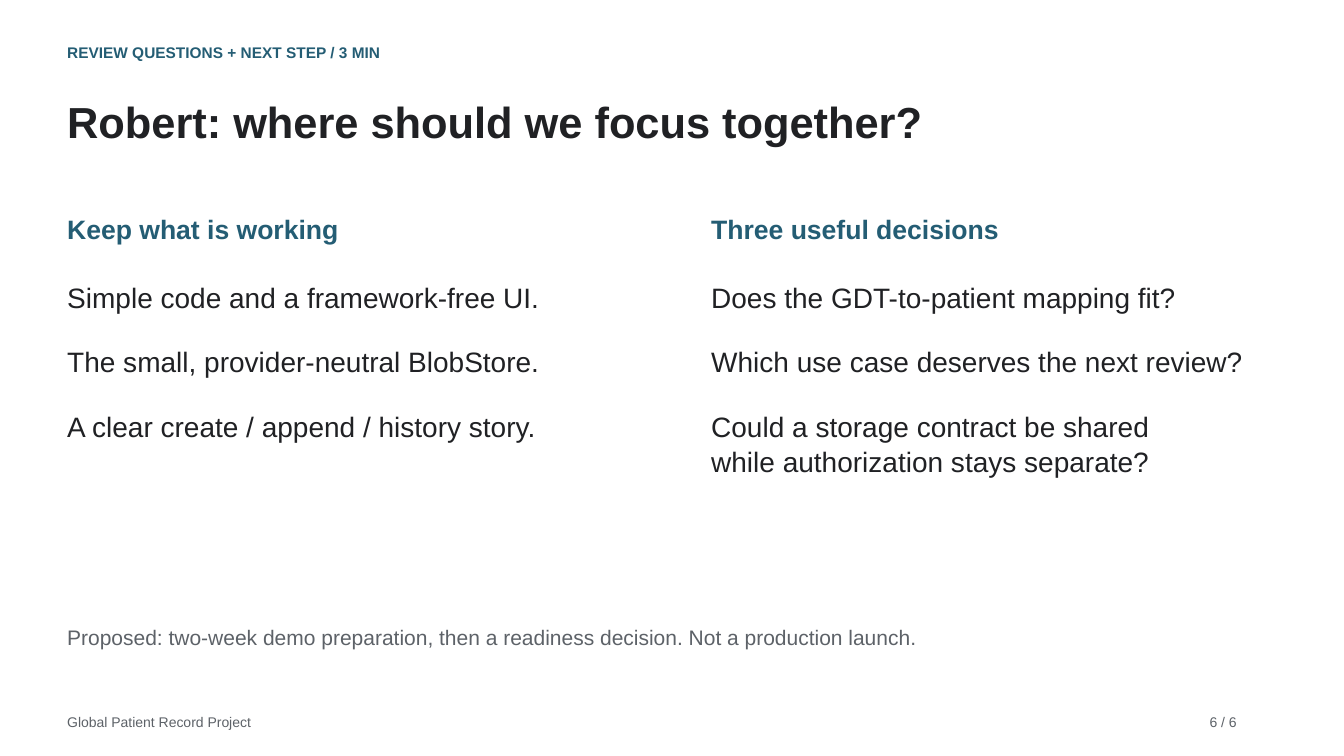
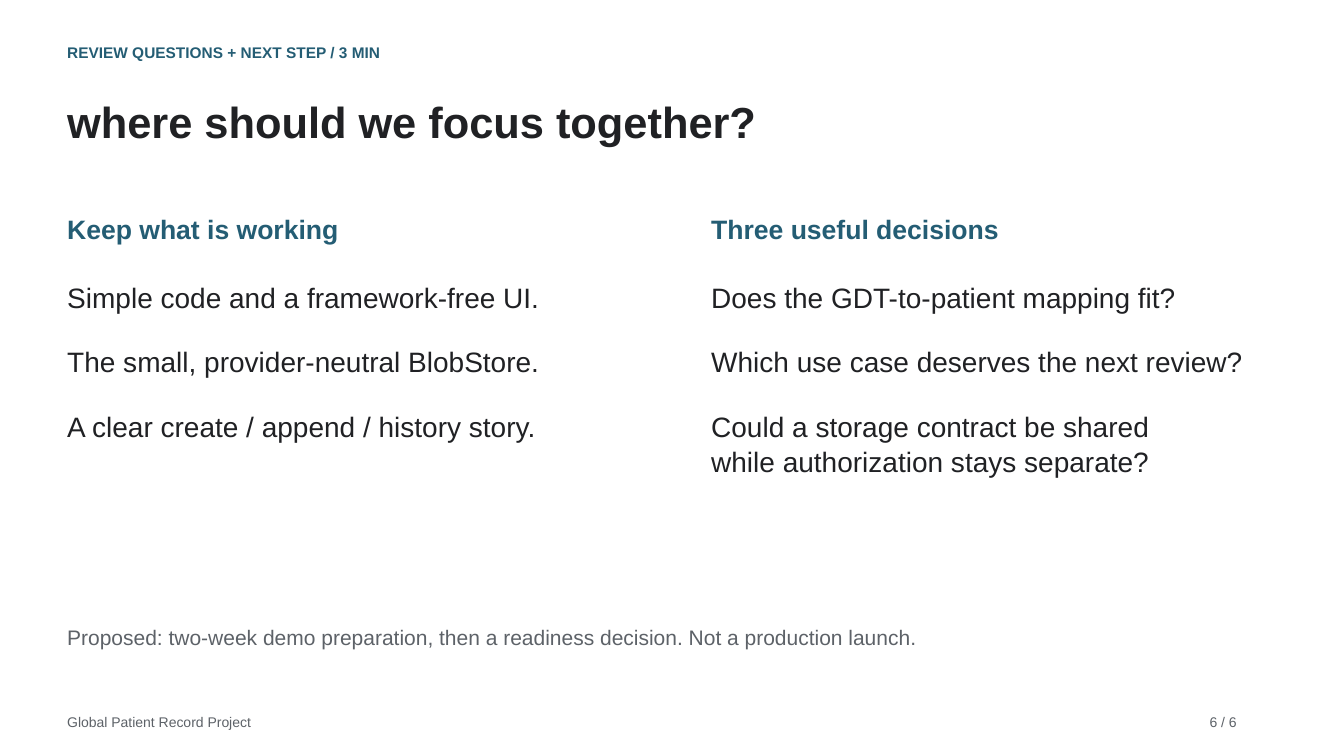
Before and after one commit to PubInv/GDP2-project-85, a slide deck: slide 6 of docs/presentation/technical-presentation.pptx. Drawn at 1344x756 pixels with LibreOffice and Linux fonts; fonts in the diff are those of the drawing. Boxes give left, top, right and bottom in pixels: in the first picture for what was removed or moved away, otherwise in the second. Text is boxed around its words. In the diff, an @@ line names an element or a change of style, - is before the commit and + after.

```diff
--- a/docs/presentation/technical-presentation.pptx
+++ b/docs/presentation/technical-presentation.pptx
@@ text at box(67, 106, 756, 146): text changed @@
-Robert: where should we focus together?
+where should we focus together?
```
